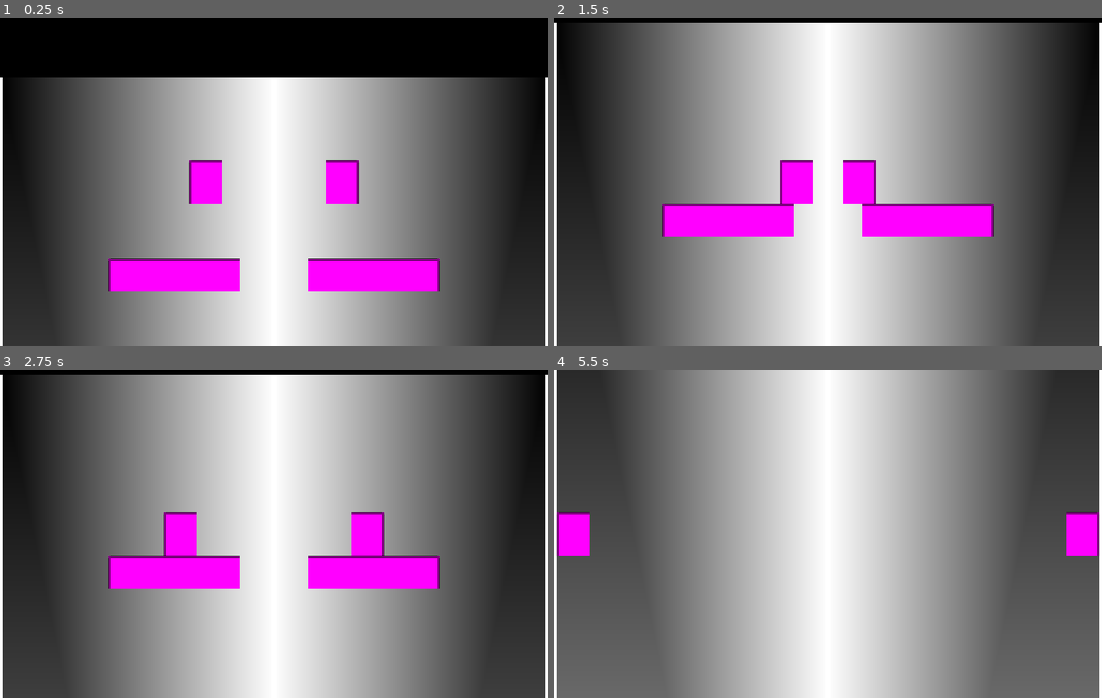
Above: before the commit, frames 1-4 (two rows, left to right).
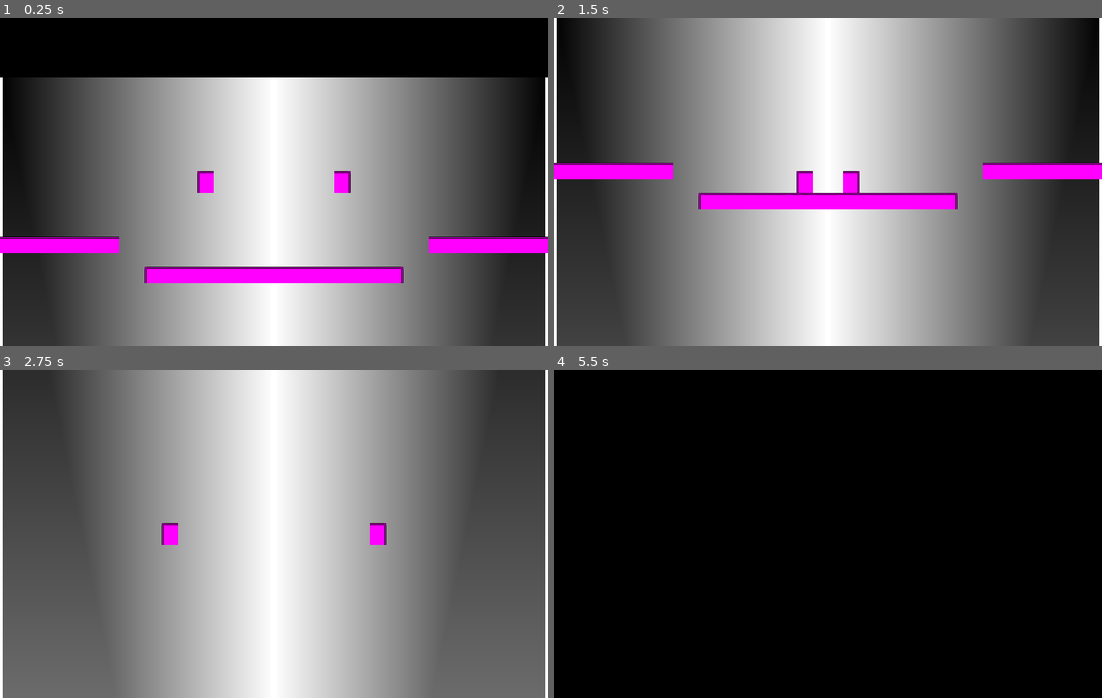
Above: after the commit, the same moments.

Repository: dotevie/SplittingImage
Game: Godot game, scene res://test_scene.tscn
Two runs of this game, one before a commit and one after it. Both use one fixed random seed, a clock stepped at 60 frames per second and the inputs below.
Inputs:
- Up to frame 1 (0.25 s): no input
- Up to frame 2 (1.5 s): hold Right (move_right) 0.53-1.28 s; tap Up (jump) at 0.77 s; hold Left (move_left) from 1.28 s (still down)
- Up to frame 3 (2.75 s): tap Up (jump) at 1.52 s; release Left (move_left) at 2.03 s; hold Right (move_right) from 2.03 s (still down)
- Up to frame 4 (5.5 s): tap Up (jump) at 3.02, 3.77, 4.52 s; release Right (move_right) at 3.53 s; hold Left (move_left) from 3.53 s (still down)

The runs differ from the first frame. In frame 1, 7.3% of the frame differs, in the area x 0-100%, y 43-84%; in frame 2, 10%; in frame 3, 27%; in frame 4, 100%, in the area x 0-100%, y 0-100%.

Commit message:
shrunk platforms and player

Diff:
--- a/scenes/level_test.tscn
+++ b/scenes/level_test.tscn
@@ -42,19 +42,19 @@
 bounce = 0.07
 
 [sub_resource type="RectangleShape2D" id="RectangleShape2D_vbogn"]
-size = Vector2(192, 48)
+size = Vector2(192, 24)
 
 [sub_resource type="PlaceholderTexture2D" id="PlaceholderTexture2D_d5kir"]
-size = Vector2(192, 48)
+size = Vector2(192, 24)
 
 [sub_resource type="PhysicsMaterial" id="PhysicsMaterial_d5kir"]
 friction = 0.0
 
 [sub_resource type="RectangleShape2D" id="RectangleShape2D_e73ws"]
-size = Vector2(48, 64)
+size = Vector2(24, 32)
 
 [sub_resource type="PlaceholderTexture2D" id="PlaceholderTexture2D_8m37a"]
-size = Vector2(48, 64)
+size = Vector2(24, 32)
 
 [node name="LevelTest" type="Node2D" node_paths=PackedStringArray("follow_camera")]
 script = ExtResource("1_vbogn")
@@ -91,7 +91,7 @@
 position = Vector2(200, 100)
 
 [node name="StaticBody2D" type="StaticBody2D" parent="."]
-position = Vector2(254, 289)
+position = Vector2(307, 289)
 physics_material_override = SubResource("PhysicsMaterial_vbogn")
 
 [node name="CollisionShape2D" type="CollisionShape2D" parent="StaticBody2D"]
@@ -100,7 +100,17 @@
 [node name="Sprite2D" type="Sprite2D" parent="StaticBody2D"]
 texture = SubResource("PlaceholderTexture2D_d5kir")
 
-[node name="RigidBody2D" type="RigidBody2D" parent="." node_paths=PackedStringArray("cam")]
+[node name="StaticBody2D2" type="StaticBody2D" parent="."]
+position = Vector2(78, 245)
+physics_material_override = SubResource("PhysicsMaterial_vbogn")
+
+[node name="CollisionShape2D" type="CollisionShape2D" parent="StaticBody2D2"]
+shape = SubResource("RectangleShape2D_vbogn")
+
+[node name="Sprite2D" type="Sprite2D" parent="StaticBody2D2"]
+texture = SubResource("PlaceholderTexture2D_d5kir")
+
+[node name="Player" type="RigidBody2D" parent="." node_paths=PackedStringArray("cam")]
 position = Vector2(300, 100)
 physics_material_override = SubResource("PhysicsMaterial_d5kir")
 can_sleep = false
@@ -110,8 +120,8 @@
 script = ExtResource("1_e73ws")
 cam = NodePath("../Camera2D")
 
-[node name="CollisionShape2D" type="CollisionShape2D" parent="RigidBody2D"]
+[node name="CollisionShape2D" type="CollisionShape2D" parent="Player"]
 shape = SubResource("RectangleShape2D_e73ws")
 
-[node name="Sprite2D2" type="Sprite2D" parent="RigidBody2D"]
+[node name="Sprite2D2" type="Sprite2D" parent="Player"]
 texture = SubResource("PlaceholderTexture2D_8m37a")
--- a/scripts/player.gd
+++ b/scripts/player.gd
@@ -29,7 +29,7 @@
 
 	for contact_index in state.get_contact_count():
 		var collision_normal = state.get_contact_local_normal(contact_index)
-		print(collision_normal)
+		# print(collision_normal)
 
 		if collision_normal.dot(Vector2(0, -1)) > 0.6:
 			found_floor = true
